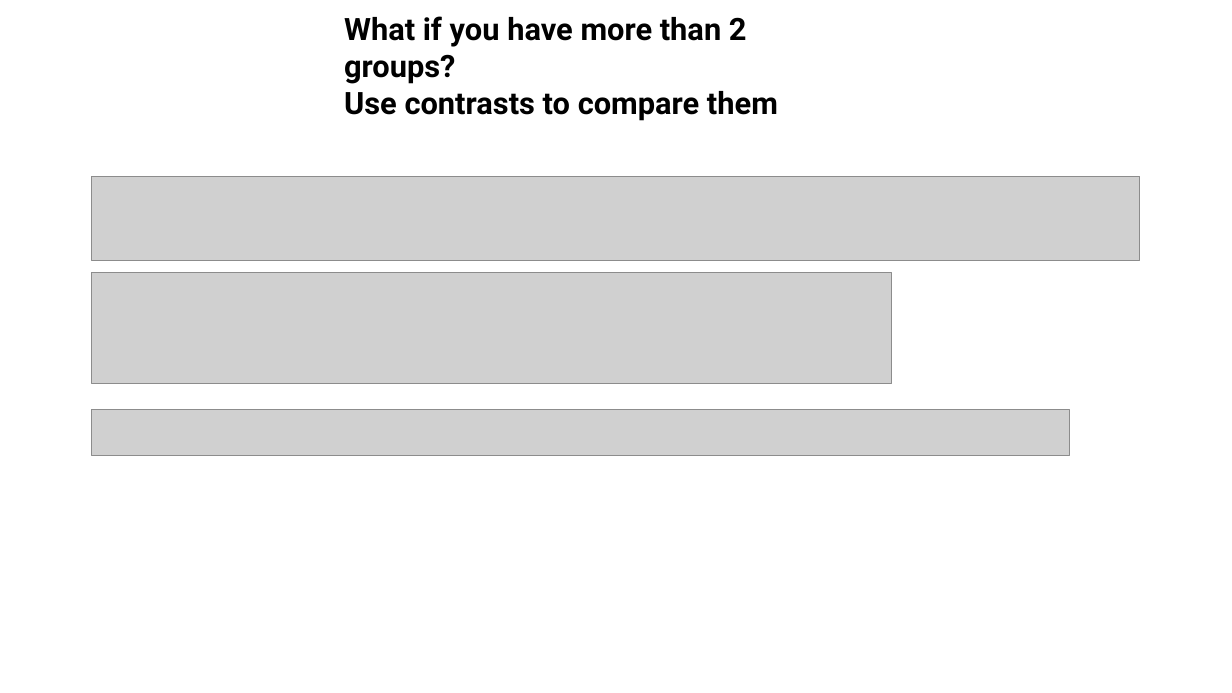
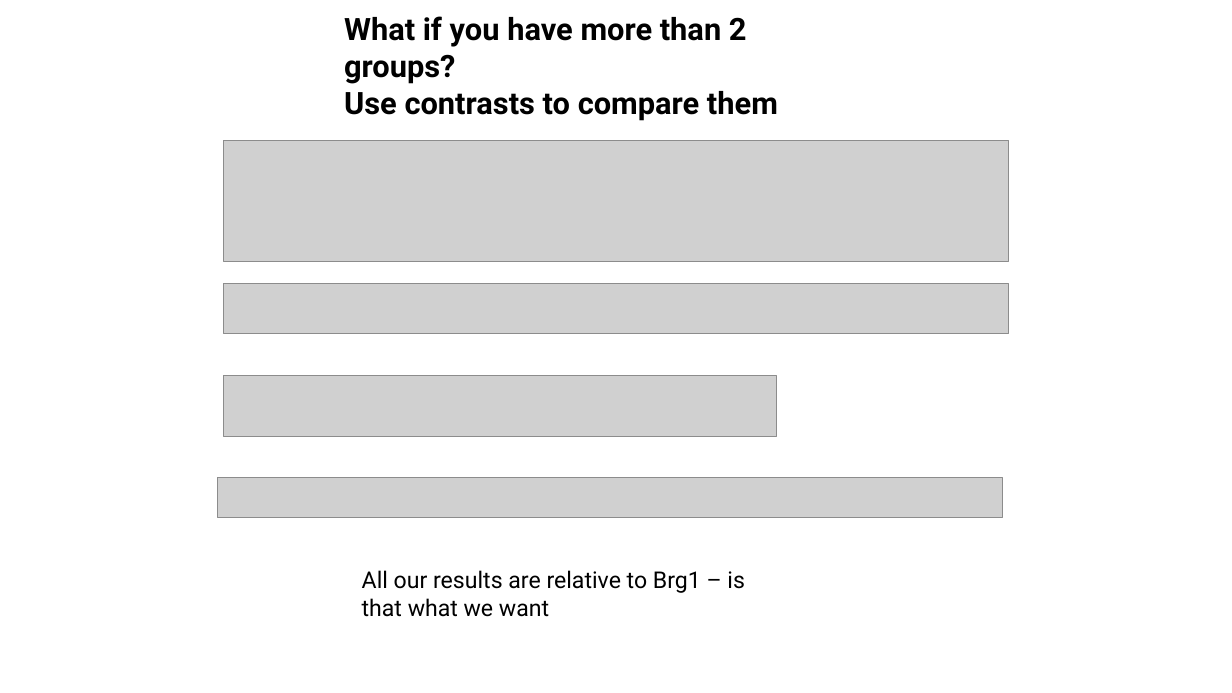
Before and after one commit to jraab/GNET749_RNAseq, a slide deck: slide 3 of lectures/2024_GNET_Class6_Viz_ExpDesign.pptx. Drawn at 1232x693 pixels with LibreOffice and Linux fonts; fonts in the diff are those of the drawing; grey boxes stand for pictures. Boxes give left, top, right and bottom in pixels: in the first picture for what was removed or moved away, otherwise in the second. Text is boxed around its words. In the diff, an @@ line names an element or a change of style, - is before the commit and + after.

```diff
--- a/lectures/2024_GNET_Class6_Viz_ExpDesign.pptx
+++ b/lectures/2024_GNET_Class6_Viz_ExpDesign.pptx
@@ picture: place and size @@
-picture at [92,177,1141,261]
+picture at [224,140,1009,262]
@@ picture removed at [92,273,893,384] @@
@@ picture added at [224,284,1009,334] @@
@@ picture added at [224,375,776,436] @@
@@ picture removed at [92,409,1070,456] @@
@@ picture added at [217,478,1003,518] @@
@@ text added at [362,570,745,617], 18 pt, text #000000 @@
+All our results are relative to Brg1 – is that what we want
```
Also in this commit, not shown: 14 other slides changed, 9 slides added, 5 slides removed, 16 other files.
